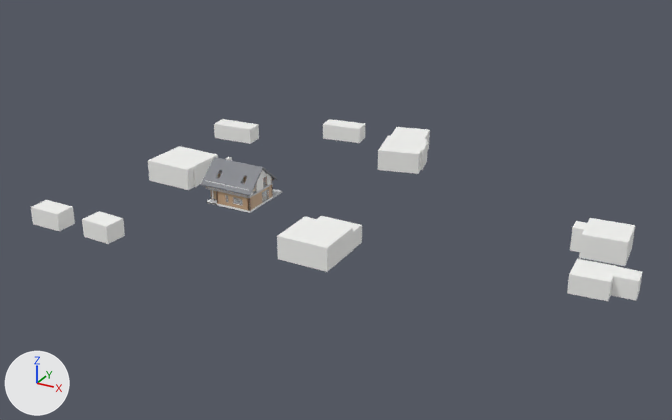
An edit to the FBX model projects/dom_w_gnieznikach/output/dom_w_gnieznikach_unreal.fbx, drawn before and after from the same camera.
Before and after are seen from a 50 mm camera at (104.9, -137.3, 73.0) aimed at (24.9, 8.3, 0.2). The lights are fixed; the arrows at lower left show +X, +Y and +Z. The older version comes first.

Objects in the first picture: 'Dach_rp_south', 'Sasiad_neighbor_01', 'Sasiad_neighbor_02', 'Sasiad_neighbor_03', 'Sasiad_neighbor_04', 'Sasiad_neighbor_05', 'Sasiad_neighbor_06', 'Sasiad_neighbor_07', 'Sasiad_neighbor_08', 'Sasiad_neighbor_09', 'Sasiad_neighbor_10', 'Sasiad_neighbor_11', 'Sasiad_neighbor_12' and 10 more.
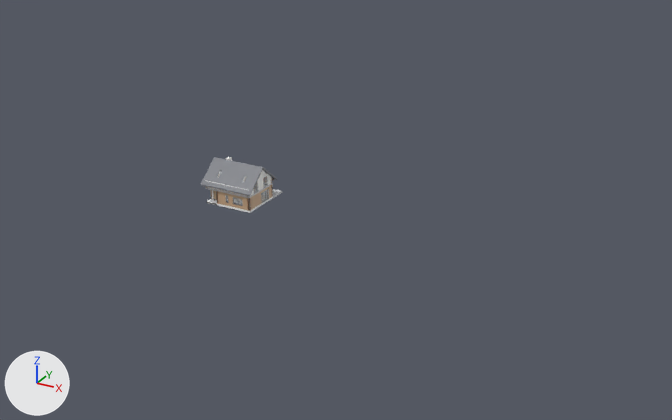
What differs and where, as boxes [x1, y1, x2, y2] in the pictures (672 x 420 px):
'Sasiad_neighbor_05', deleted: before [277, 217, 353, 272]
'Sasiad_neighbor_11', deleted: before [570, 218, 635, 266]
'Sasiad_neighbor_07', deleted: before [148, 146, 218, 190]
'Sasiad_neighbor_12', deleted: before [378, 127, 430, 174]
'Sasiad_neighbor_01', deleted: before [567, 269, 613, 301]
'Sasiad_neighbor_09', deleted: before [82, 211, 125, 244]
'Sasiad_neighbor_08', deleted: before [31, 200, 75, 231]
'Sasiad_neighbor_03', deleted: before [214, 119, 259, 144]
'Sasiad_neighbor_06', deleted: before [611, 267, 642, 301]
'Sasiad_neighbor_10', deleted: before [323, 119, 365, 143]
'Sasiad_neighbor_02', deleted: before [572, 259, 618, 276]
'Sasiad_neighbor_04', deleted: before [317, 216, 362, 249]
'rw_south_2_glass', added: after [241, 176, 247, 183]
'rw_south_1_glass', added: after [217, 171, 222, 178]

What changed in the scene script:
```text
Add me_sm_roofwindowglass_rw_south_1:
    me_sm_roofwindowglass_rw_south_1.from_pydata([(1.975, 0.965, 5.14), (2.625, 0.965, 5.14), (2.625, 2.235, 6.206), (1.975, 2.235, 6.206), (1.975, 0.965, 5.17), (2.625, 0.965, 5.17), (2.625, 2.235, 6.236), (1.975, 2.235, 6.236)], [], [(0, 3, 2), (1, 0, 2), (6, 7, 4), (6, 4, 5), (0, 1, 5), (0, 5, 4), (1, 2, 6), (1, 6, 5), (2, 3, 7), (2, 7, 6), (3, 0, 4), (3, 4, 7)])
    me_sm_roofwindowglass_rw_south_1.materials.append(mat_m_glass_clear)  # white #f1f9fd
Add me_sm_roofwindowglass_rw_south_2:
    me_sm_roofwindowglass_rw_south_2.from_pydata([(7.875, 0.965, 5.14), (8.525, 0.965, 5.14), (8.525, 2.235, 6.206), (7.875, 2.235, 6.206), (7.875, 0.965, 5.17), (8.525, 0.965, 5.17), (8.525, 2.235, 6.236), (7.875, 2.235, 6.236)], [], [(0, 3, 2), (1, 0, 2), (6, 7, 4), (6, 4, 5), (0, 1, 5), (0, 5, 4), (1, 2, 6), (1, 6, 5), (2, 3, 7), (2, 7, 6), (3, 0, 4), (3, 4, 7)])
    me_sm_roofwindowglass_rw_south_2.materials.append(mat_m_glass_clear)  # white #f1f9fd
Remove ob_sasiad_neighbor_06:
    ob_sasiad_neighbor_06 = bpy.data.objects.new('Sasiad_neighbor_06', me_sm_neighbor_neighbor_06)
    ob_sasiad_neighbor_06.location = (0.0, 0.0, 0.0)
Remove ob_sasiad_neighbor_09:
    ob_sasiad_neighbor_09 = bpy.data.objects.new('Sasiad_neighbor_09', me_sm_neighbor_neighbor_09)
    ob_sasiad_neighbor_09.location = (0.0, 0.0, 0.0)
Remove ob_sasiad_neighbor_05:
    ob_sasiad_neighbor_05 = bpy.data.objects.new('Sasiad_neighbor_05', me_sm_neighbor_neighbor_05)
    ob_sasiad_neighbor_05.location = (0.0, 0.0, 0.0)
Remove ob_sasiad_neighbor_04:
    ob_sasiad_neighbor_04 = bpy.data.objects.new('Sasiad_neighbor_04', me_sm_neighbor_neighbor_04)
    ob_sasiad_neighbor_04.location = (0.0, 0.0, 0.0)
Remove ob_sasiad_neighbor_08:
    ob_sasiad_neighbor_08 = bpy.data.objects.new('Sasiad_neighbor_08', me_sm_neighbor_neighbor_08)
    ob_sasiad_neighbor_08.location = (0.0, 0.0, 0.0)
Remove ob_sasiad_neighbor_10:
    ob_sasiad_neighbor_10 = bpy.data.objects.new('Sasiad_neighbor_10', me_sm_neighbor_neighbor_10)
    ob_sasiad_neighbor_10.location = (0.0, 0.0, 0.0)
Remove ob_sasiad_neighbor_11:
    ob_sasiad_neighbor_11 = bpy.data.objects.new('Sasiad_neighbor_11', me_sm_neighbor_neighbor_11)
    ob_sasiad_neighbor_11.location = (0.0, 0.0, 0.0)
Remove ob_sasiad_neighbor_12:
    ob_sasiad_neighbor_12 = bpy.data.objects.new('Sasiad_neighbor_12', me_sm_neighbor_neighbor_12)
    ob_sasiad_neighbor_12.location = (0.0, 0.0, 0.0)
Remove ob_sasiad_neighbor_01:
    ob_sasiad_neighbor_01 = bpy.data.objects.new('Sasiad_neighbor_01', me_sm_neighbor_neighbor_01)
    ob_sasiad_neighbor_01.location = (0.0, 0.0, 0.0)
Remove ob_sasiad_neighbor_02:
    ob_sasiad_neighbor_02 = bpy.data.objects.new('Sasiad_neighbor_02', me_sm_neighbor_neighbor_02)
    ob_sasiad_neighbor_02.location = (0.0, 0.0, 0.0)
Remove ob_sasiad_neighbor_07:
    ob_sasiad_neighbor_07 = bpy.data.objects.new('Sasiad_neighbor_07', me_sm_neighbor_neighbor_07)
    ob_sasiad_neighbor_07.location = (0.0, 0.0, 0.0)
Remove ob_sasiad_neighbor_03:
    ob_sasiad_neighbor_03 = bpy.data.objects.new('Sasiad_neighbor_03', me_sm_neighbor_neighbor_03)
    ob_sasiad_neighbor_03.location = (0.0, 0.0, 0.0)
Add ob_rw_south_1_glass:
    ob_rw_south_1_glass = bpy.data.objects.new('rw_south_1_glass', me_sm_roofwindowglass_rw_south_1)
    ob_rw_south_1_glass.location = (0.0, 0.0, 0.0)
Add ob_rw_south_2_glass:
    ob_rw_south_2_glass = bpy.data.objects.new('rw_south_2_glass', me_sm_roofwindowglass_rw_south_2)
    ob_rw_south_2_glass.location = (0.0, 0.0, 0.0)
```
